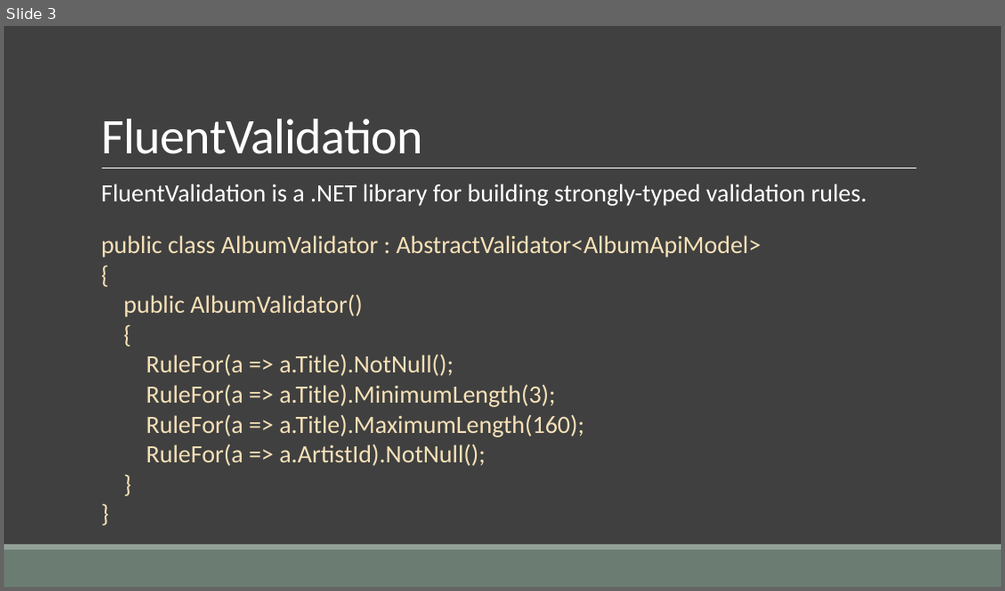
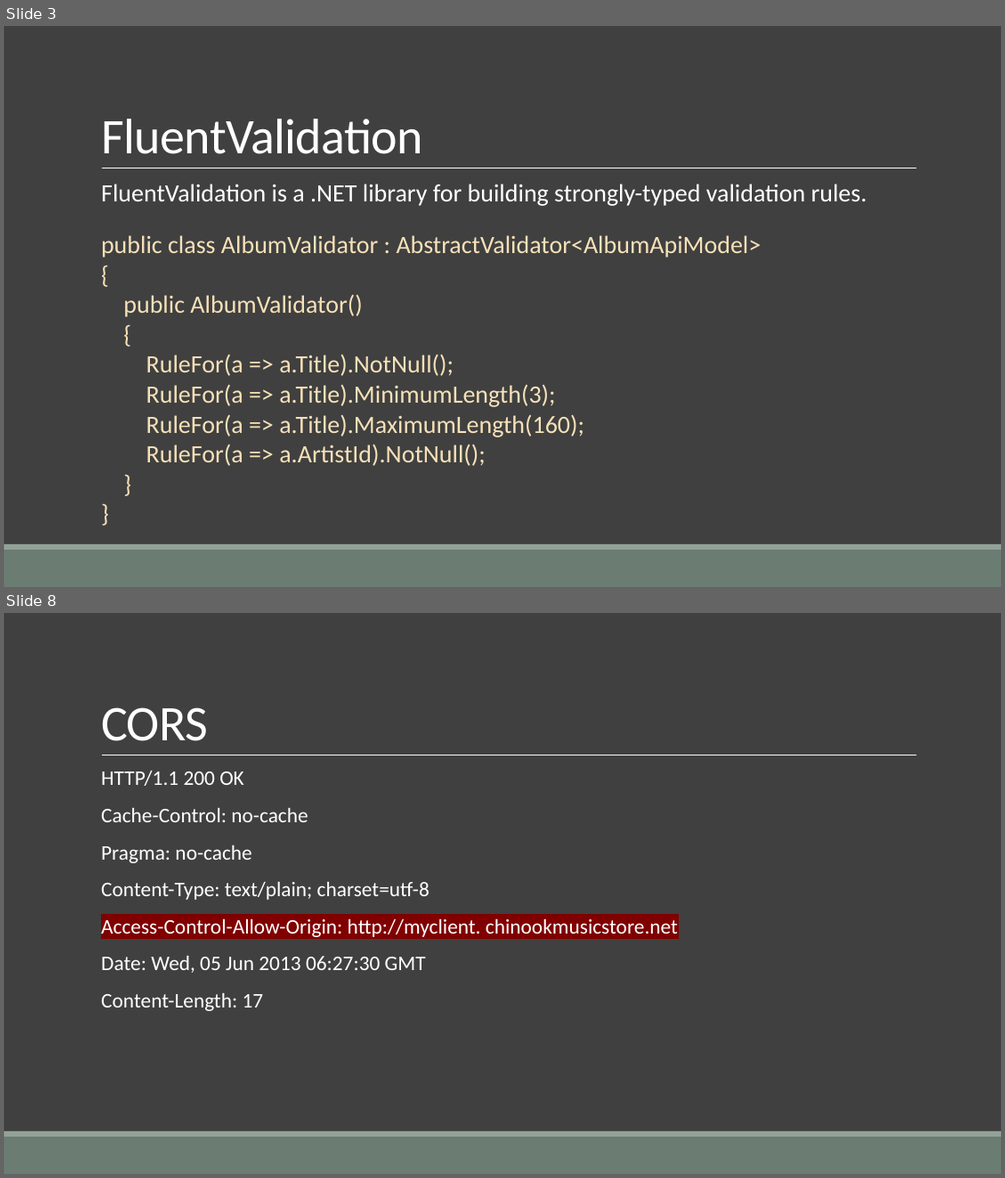
Before and after one commit to cwoodruff/aspnet-5-web-api-workshop, a slide deck: module-1/01-07 Developing the Web API Business Rules/01-07 Developing the Web API Business Rules.pptx. Shown one above the other, each under a label of ours: slide 3 before the commit, slides 3 and 8 after it; the slides between them are not shown. The pictures are 1005x591 and 1005x1178 pixels, drawn with LibreOffice and Linux fonts; fonts in the diff are those of the drawing. Boxes give left, top, right and bottom in pixels: in the first picture for what was removed or moved away, otherwise in the second. Text is boxed around its words. In the diff, an @@ line names an element or a change of style, - is before the commit and + after.

Commit message:
updated content for endpoints, data access and identity

```diff
--- a/module-1/01-07 Developing the Web API Business Rules/01-07 Developing the Web API Business Rules.pptx
+++ b/module-1/01-07 Developing the Web API Business Rules/01-07 Developing the Web API Business Rules.pptx
@@ slide 8 added at (x1=4, y1=613, x2=1001, y2=1174), background #404040; not listed: 3 template elements that a slide beside it also shows @@
@@ title added at (x1=101, y1=707, x2=208, y2=741), 48 pt, text #FFFFFF @@
+CORS
@@ text added at (x1=101, y1=771, x2=678, y2=1011), 20 pt, text #FFFFFF @@
+  HTTP/1.1 200 OK
+  Cache-Control: no-cache
+  Pragma: no-cache
+  Content-Type: text/plain; charset=utf-8
+  Access-Control-Allow-Origin: http://myclient. chinookmusicstore.net
+  Date: Wed, 05 Jun 2013 06:27:30 GMT
+  Content-Length: 17
```
Also in this commit, not shown: 6 other slides added, 9 other files.
